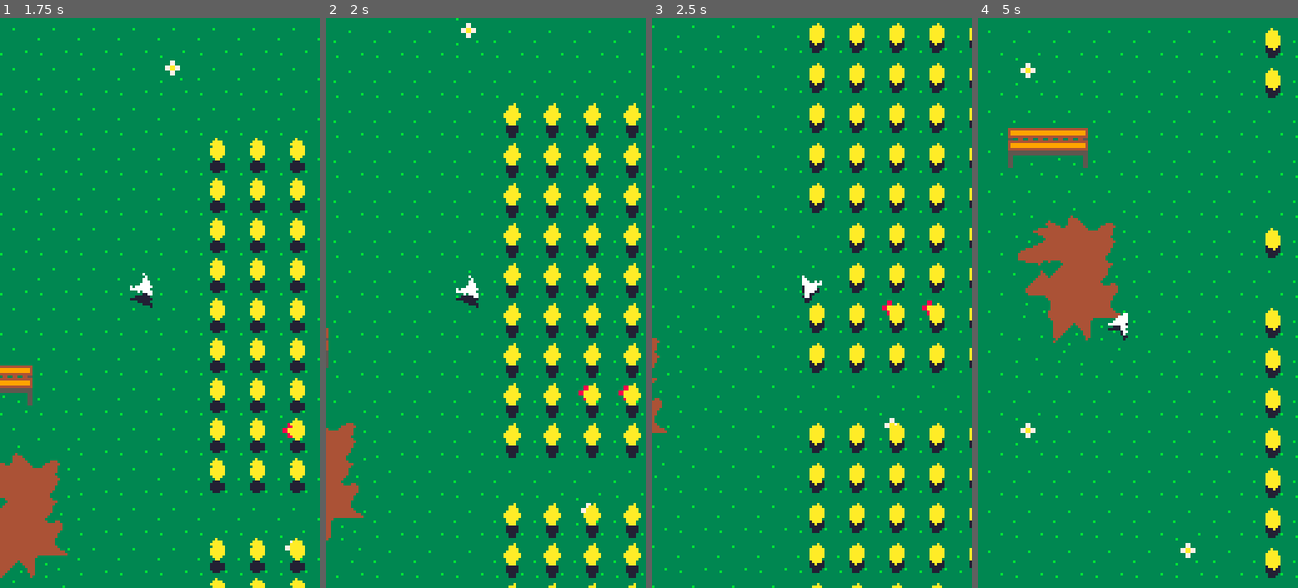
Above: before the commit, frames 1-4 (left to right).
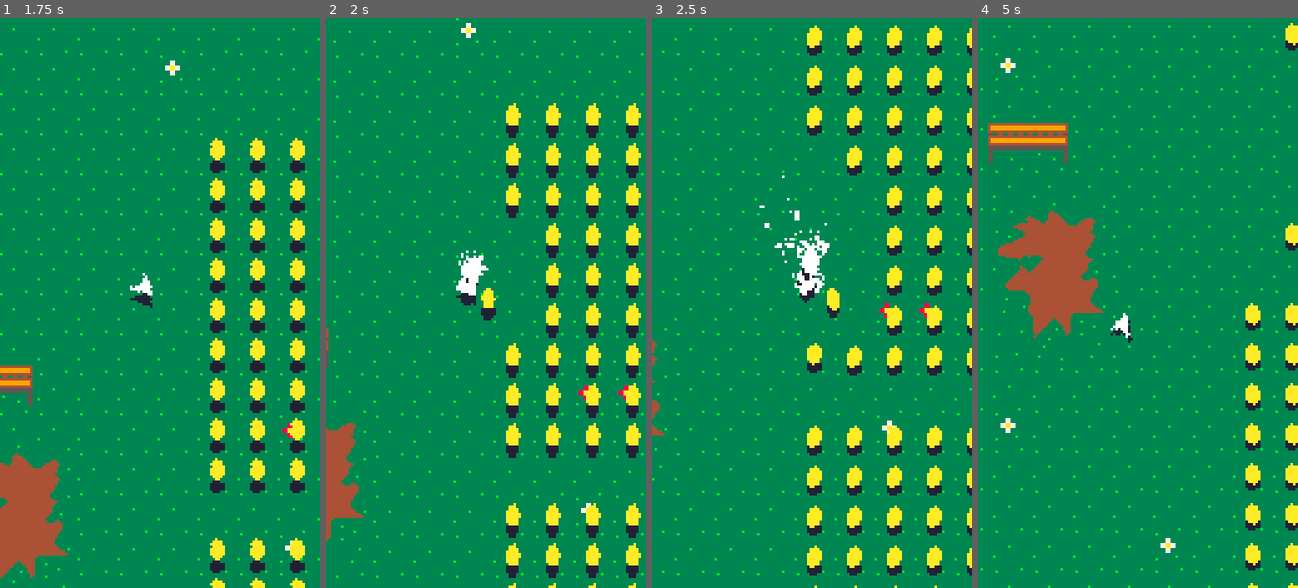
Above: after the commit, the same moments.

Repository: VincentPoteet/Mobile-Paper-Plane-Game
Game: Godot game, scene res://Layouts/World.tscn
The game is run twice, just before and just after one commit, with the same random seed, the same clock (stepped at 60 frames per second) and the same inputs.
Inputs:
- Up to frame 1 (1.75 s): hold D (move_right) 0.53-1.28 s; hold S (move_down) from 1.28 s (still down)
- Up to frame 2 (2 s): keep holding S (move_down)
- Up to frame 3 (2.5 s): release S (move_down) at 2.03 s; hold D (move_right) from 2.03 s (still down)
- Up to frame 4 (5 s): release D (move_right) at 2.78 s; hold W (move_up) 2.78-3.53 s; hold A (move_left) from 3.53 s (still down)

Frame 1 is identical in both runs. In frame 2, 1.8% of the frame differs, in the area x 40-98%, y 16-97%; in frame 3, 11%; in frame 4, 13%, in the area x 0-100%, y 0-100%.

Commit message:
fixed coin movement

Diff:
--- a/Environment/Coin/Coin.gd
+++ b/Environment/Coin/Coin.gd
@@ -33,18 +33,18 @@
 
 func trigger_following_player():
 	if player:
-		if position.distance_to(player.position) <= follow_trigger_distance:
+		if global_position.distance_to(player.position) <= follow_trigger_distance:
 			following_player = true
 		else:
 			following_player = false
 
 func follow_player(delta):
 	if following_player:
-		position = position.move_toward(player.position, follow_speed * delta)
+		global_position = global_position.move_toward(player.position, follow_speed * delta)
 
 func spawn_particles():
 	var inst = death_particles.instance()
-	inst.global_position = position
+	inst.global_position = global_position
 	inst.emitting = true
 	get_tree().current_scene.add_child(inst)
 
Not shown, removed: HTML5 export test/index.apple-touch-icon.png.import
Not shown, removed: HTML5 export test/index.icon.png.import
Not shown, removed: HTML5 export test/index.png.import
Not shown, changed: HTML5 export test/HTML5 export test.zip
Not shown, changed: HTML5 export test/index.pck
